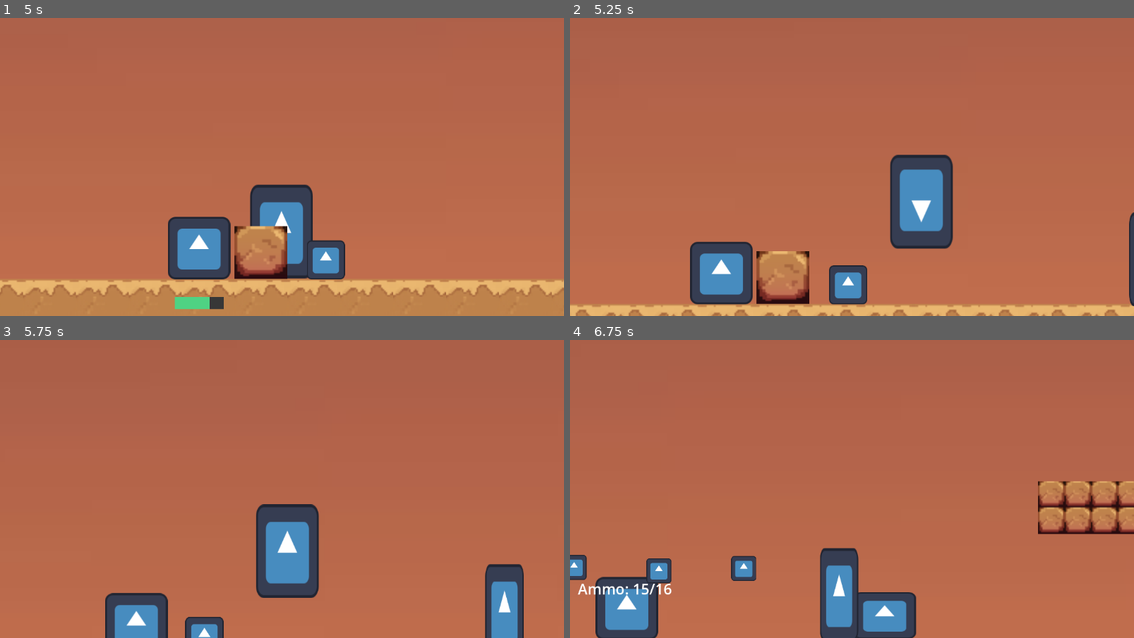
Above: before the commit, frames 1-4 (two rows, left to right).
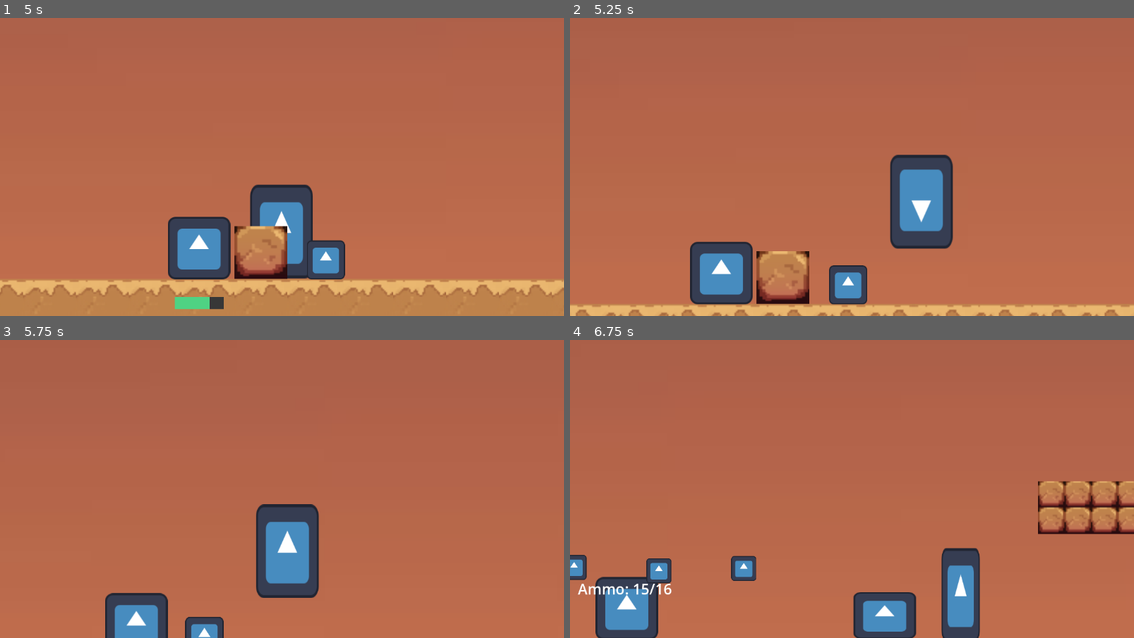
Above: after the commit, the same moments.

Repository: dzfrias/gladiator
Game: Godot game, scene res://scenes/level_playtest.tscn
The game is run twice, just before and just after one commit, with the same random seed, the same clock (stepped at 60 frames per second) and the same inputs. This scene is started directly instead of the project's main scene. The engine's default icon, where the game draws it, is replaced by a stand-in: a white triangle on a blue panel in a dark square.
Inputs (mouse positions are in pixels of both pictures, inside the frame that each line leads up to):
- Up to frame 1 (5 s): move the mouse to (253, 220) at 0.52 s; hold S (crouch) 0.53-1.28 s; hold D (right) 0.53-2.03 s; tap Space (jump) at 0.77, 1.07, 1.52, 1.82, 3.02, 3.32, 3.77, 4.07, 4.52, 4.82 s; move the mouse to (451, 205) at 1.27 s; click (451, 205) at 1.35 s; move the mouse to (112, 110) at 2.02 s; hold E (roll) 2.03-2.78 s; hold A (left) 2.03-4.28 s; move the mouse to (310, 158) at 2.77 s; tap Q (toggle_weapon) at 2.85 s; move the mouse to (197, 77) at 3.52 s; hold S (crouch) 3.53-4.28 s; move the mouse to (406, 143) at 4.27 s; hold D (right) from 4.28 s (still down); click (406, 143) at 4.35 s
- Up to frame 2 (5.25 s): keep holding D (right); tap Enter at 5 s; move the mouse to (739, 172) at 5.02 s; hold E (roll) from 5.03 s (still down)
- Up to frame 3 (5.75 s): keep holding D (right); keep holding E (roll)
- Up to frame 4 (6.75 s): keep holding D (right); move the mouse to (908, 411) at 5.77 s; release E (roll) at 5.78 s; tap Q (toggle_weapon) at 5.85 s; tap Space (jump) at 6.02, 6.32 s; move the mouse to (823, 542) at 6.52 s; hold S (crouch) from 6.53 s (still down)

Frame 1 is identical in both runs. In frame 2, 0.3% of the frame differs, in the area x 99-100%, y 65-97%; in frame 3, 1.7%; in frame 4, 4.1%, in the area x 44-73%, y 69-100%.
Error in both runs: Invalid assignment of property or key 'position' with value of type 'Vector2' on a base object of type 'Nil'. (res://scripts/player/player.gd:85)

Commit message:
Increase y cutoff for shooter

Diff:
--- a/scripts/enemies/shooter.gd
+++ b/scripts/enemies/shooter.gd
@@ -4,7 +4,7 @@
 @export var speed: float = 100.0
 # TODO this might be best done with another detection zone
 @export var stop_dist: float = 1200.0
-@export var y_cutoff: float = 70.0
+@export var y_cutoff: float = 100.0
 @export var jump_height: float = -800
 @export var y_axis_follow_time: float = 1.0
 
